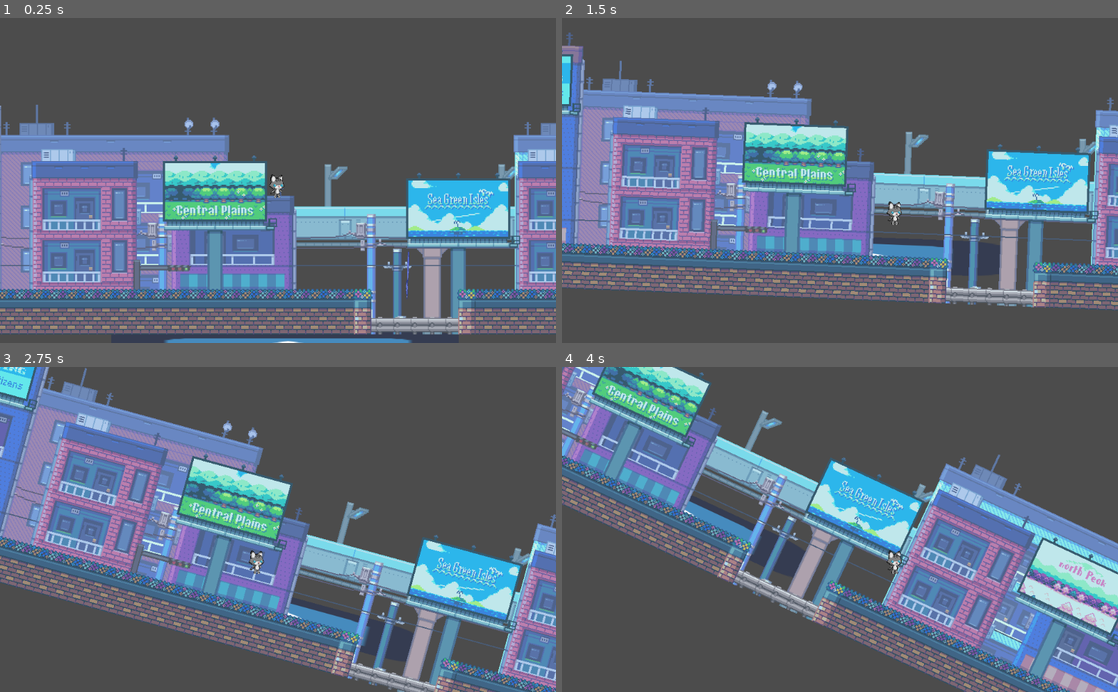
Above: before the commit, frames 1-4 (two rows, left to right).
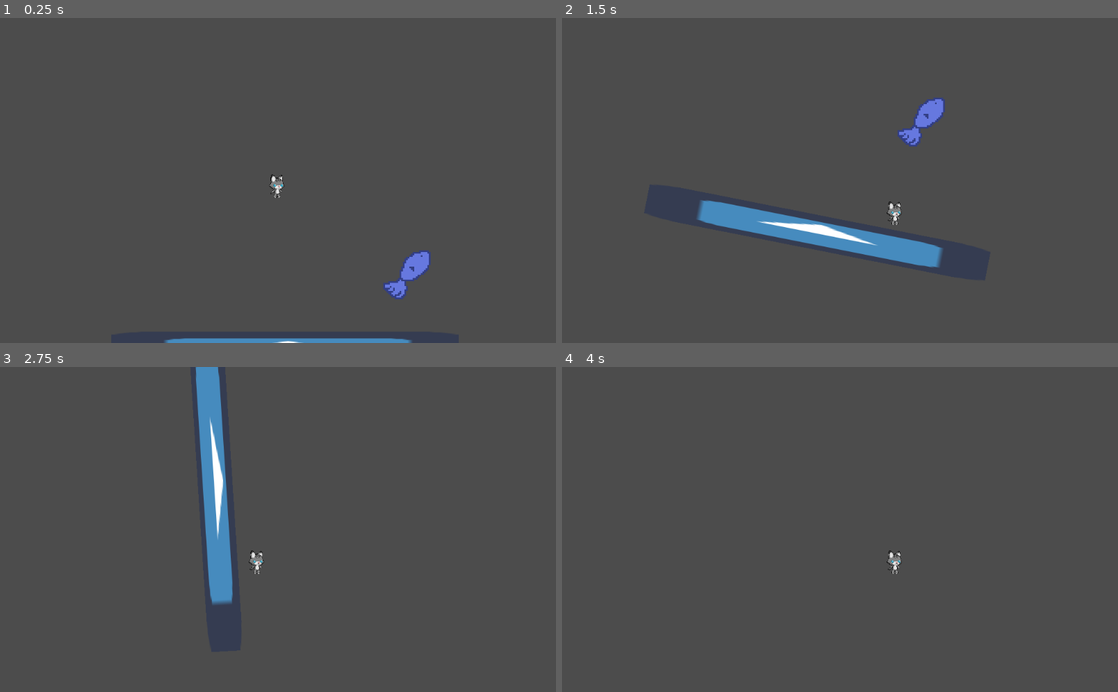
Above: after the commit, the same moments.

Repository: ArtlessAvian/ggj-2019
Game: Godot game, scene res://Temporary/RyanTest.tscn
Two runs of this game, one before a commit and one after it. Both use one fixed random seed, a clock stepped at 60 frames per second and the inputs below. The engine's default icon, where the game draws it, is replaced by a stand-in: a white triangle on a blue panel in a dark square.
Inputs:
- Up to frame 1 (0.25 s): no input
- Up to frame 2 (1.5 s): hold D (ui_right) from 0.53 s (still down)
- Up to frame 3 (2.75 s): release D (ui_right) at 2.03 s; hold A (ui_left) from 2.03 s (still down)
- Up to frame 4 (4 s): release A (ui_left) at 2.78 s; hold D (ui_right) from 2.78 s (still down)

The runs differ from the first frame. In frame 1, 49% of the frame differs, in the area x 0-100%, y 26-98%; in frame 2, 50%; in frame 3, 50%, in the area x 0-100%, y 0-100%; in frame 4, 49%.

Commit message:
cleanup unused sm :/

Diff:
--- a/Temporary/RyanTest.tscn
+++ b/Temporary/RyanTest.tscn
@@ -1,27 +1,24 @@
-[gd_scene load_steps=7 format=2]
+[gd_scene load_steps=5 format=2]
 
-[ext_resource path="res://icon.png" type="Texture" id=1]
-[ext_resource path="res://Assets/buildings/CITY_MEGA.png" type="Texture" id=2]
-[ext_resource path="res://Game/Player/Player.tscn" type="PackedScene" id=3]
-[ext_resource path="res://Game/LevelElement/Fish.tscn" type="PackedScene" id=4]
+[ext_resource path="res://Game/Player/Player.tscn" type="PackedScene" id=1]
+[ext_resource path="res://icon.png" type="Texture" id=2]
+[ext_resource path="res://Game/LevelElement/Fish.tscn" type="PackedScene" id=3]
 
 [sub_resource type="RectangleShape2D" id=1]
 
 custom_solver_bias = 0.0
 extents = Vector2( 328.946, 32.5444 )
 
-[sub_resource type="RectangleShape2D" id=2]
-
-custom_solver_bias = 0.0
-extents = Vector2( 10.3406, 10 )
-
-[node name="RyanTest" type="Node2D"]
+[node name="RyanTest" type="Node2D" index="0"]
 
 _sections_unfolded = [ "Transform" ]
 
-[node name="RigidBody2D" type="RigidBody2D" parent="." index="0"]
+[node name="Player" parent="." index="0" instance=ExtResource( 1 )]
 
-editor/display_folded = true
+position = Vector2( -13.4418, -11.4649 )
+
+[node name="RigidBody2D" type="RigidBody2D" parent="." index="1"]
+
 position = Vector2( 0, 300 )
 input_pickable = false
 collision_layer = 1
@@ -41,55 +38,18 @@
 linear_damp = -1.0
 angular_velocity = 0.0
 angular_damp = -1.0
-_sections_unfolded = [ "Collision", "Transform" ]
+_sections_unfolded = [ "Transform" ]
 
 [node name="Sprite" type="Sprite" parent="RigidBody2D" index="0"]
 
 scale = Vector2( 10, 1 )
-texture = ExtResource( 1 )
+texture = ExtResource( 2 )
+_sections_unfolded = [ "Transform" ]
 
 [node name="CollisionShape2D" type="CollisionShape2D" parent="RigidBody2D" index="1"]
 
 shape = SubResource( 1 )
 
-[node name="RigidBody2D2" type="RigidBody2D" parent="." index="1"]
-
-input_pickable = false
-collision_layer = 1
-collision_mask = 1
-mode = 0
-mass = 1.0
-friction = 1.0
-bounce = 0.0
-gravity_scale = 0.0
-custom_integrator = false
-continuous_cd = 0
-contacts_reported = 0
-contact_monitor = false
-sleeping = false
-can_sleep = true
-linear_velocity = Vector2( 0, 0 )
-linear_damp = -1.0
-angular_velocity = 0.0
-angular_damp = -1.0
-
-[node name="Sprite" type="Sprite" parent="RigidBody2D2" index="0"]
-
-scale = Vector2( 2, 2 )
-texture = ExtResource( 2 )
-_sections_unfolded = [ "Animation", "Offset", "Region", "Transform" ]
-
-[node name="CollisionShape2D" type="CollisionShape2D" parent="RigidBody2D2" index="1"]
-
-position = Vector2( -27.9376, 145.758 )
-scale = Vector2( 77.3566, 1.01219 )
-shape = SubResource( 2 )
-
-[node name="Player" parent="." index="2" instance=ExtResource( 3 )]
-
-position = Vector2( -13.4418, -11.4649 )
-_sections_unfolded = [ "Collision", "collision" ]
-
-[node name="Fish" parent="." index="3" instance=ExtResource( 4 )]
+[node name="Fish" parent="." index="2" instance=ExtResource( 3 )]
 
 position = Vector2( 225.394, 162.234 )
Empty file removed: Game/Player/States/WalkState.gd
